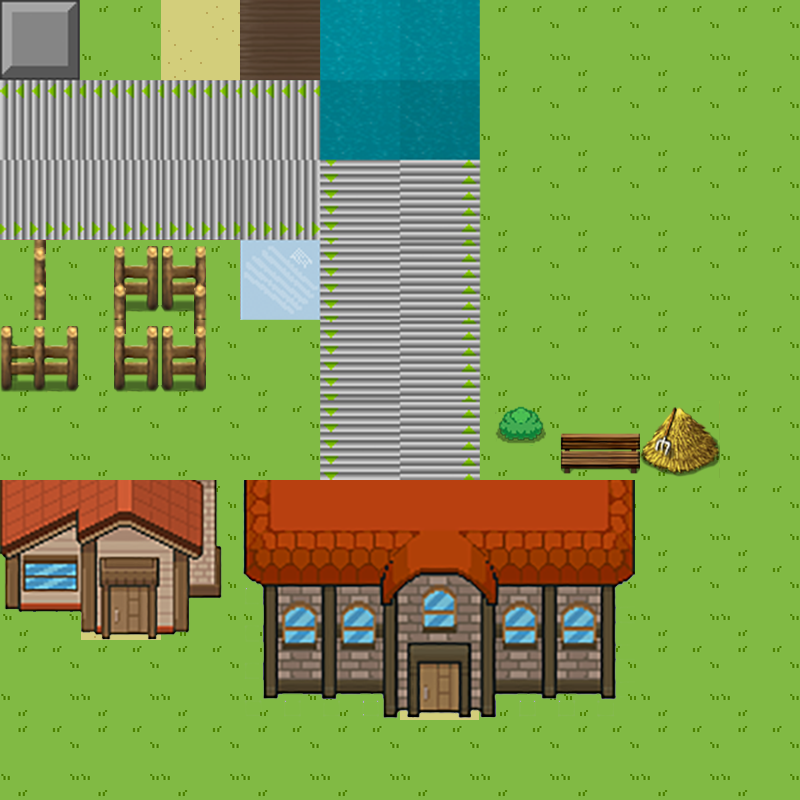
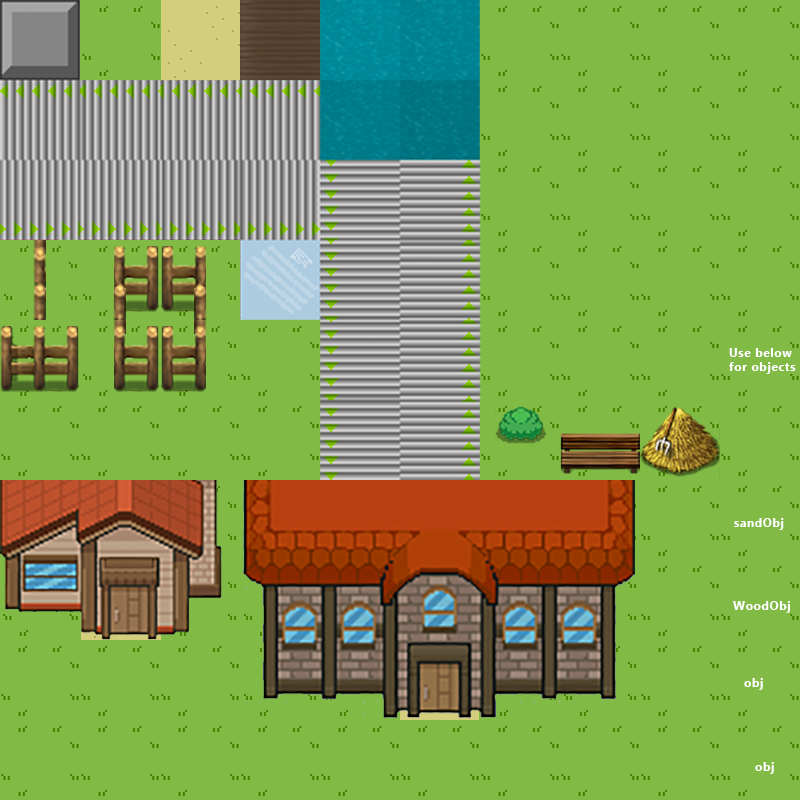
The second 800 x 800 image is a revision of the first. Changes to its layers:
added layer "obj" (1st of 2, in "Grass") in group "Grass" over bbox(755, 762, 774, 774)
added layer "obj" (2nd of 2, in "Grass") in group "Grass" over bbox(744, 678, 763, 690)
added layer "WoodObj" in group "Grass" over bbox(733, 601, 790, 613)
added layer "sandObj" in group "Grass" over bbox(734, 518, 784, 530)
added layer "Use below for objects" in group "Grass" over bbox(729, 348, 796, 374)
